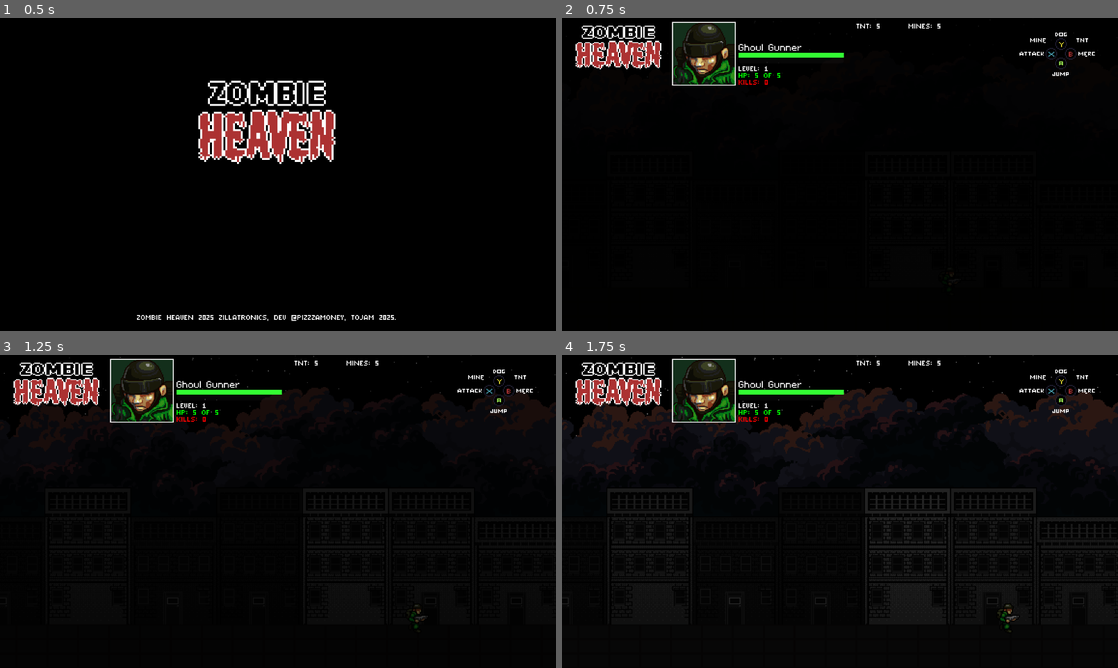
Above: before the commit, frames 1-4 (two rows, left to right).
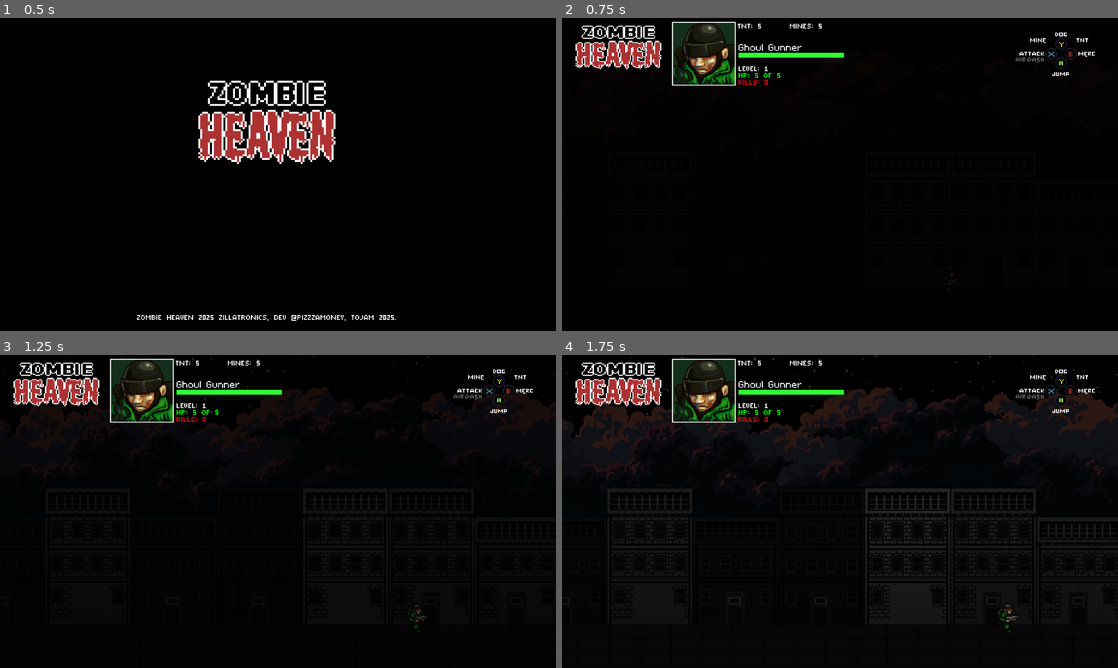
Above: after the commit, the same moments.

Repository: Tekknobot/ZombieSlug
Game: Godot game, scene res://Scenes/Titlescreen.tscn
Same seed, same stepped clock (60 frames per second), same inputs: the game is played once before the commit and once after it.
Inputs:
- Up to frame 1 (0.5 s): no input
- Up to frame 2 (0.75 s): tap Enter (ui_accept) at 0.5 s; hold Right (ui_right) from 0.53 s (still down)
- Up to frame 3 (1.25 s): keep holding Right (ui_right); tap Enter (ui_accept) at 0.77 s
- Up to frame 4 (1.75 s): keep holding Right (ui_right); tap Enter (ui_accept) at 1.52 s

Frame 1 is identical in both runs. In frame 2, 0.2% of the frame differs, in the area x 31-87%, y 1-15%; in frame 3, 0.2%; in frame 4, 0.2%.

Commit message:
Push for beer.

Diff:
--- a/Scenes/Main.tscn
+++ b/Scenes/Main.tscn
@@ -3720,15 +3720,15 @@
 
 [node name="Bumpers" type="HBoxContainer" parent="HUD/TopLeft"]
 layout_mode = 0
-offset_left = 305.0
-offset_right = 459.0
+offset_left = 182.0
+offset_right = 336.0
 offset_bottom = 14.0
 
 [node name="TNT" type="RichTextLabel" parent="HUD/TopLeft/Bumpers"]
 custom_minimum_size = Vector2(50, 10)
 layout_mode = 2
 theme_override_fonts/normal_font = ExtResource("7_vaiej")
-text = "MINE: 5"
+text = "TNT: 5"
 
 [node name="MINES" type="RichTextLabel" parent="HUD/TopLeft/Bumpers"]
 custom_minimum_size = Vector2(50, 10)
Binary file changed: UI/buttons.png
